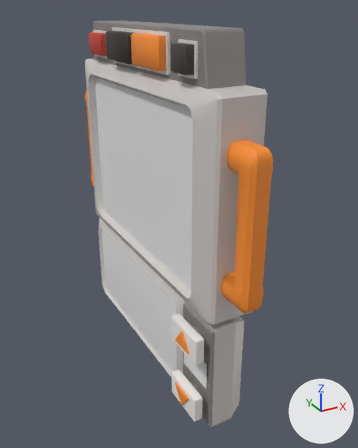
An edit to the FBX model Assets/Models/LabTablet_V2.fbx, drawn before and after from the same camera.
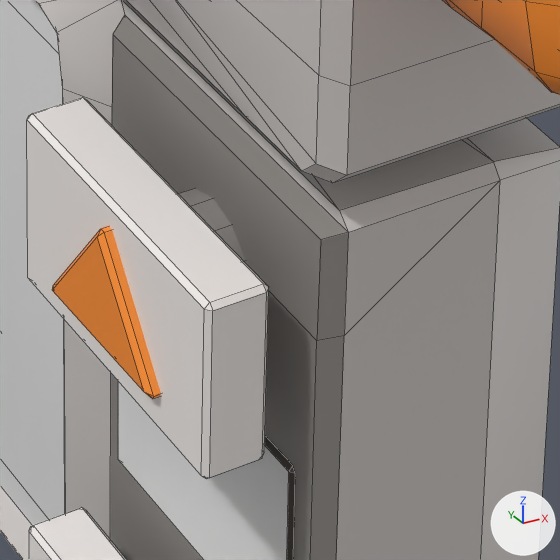
The first picture shows the older version from a camera (50 mm lens) standing at (-0.4, -0.739, 0.486) and looking at (-0.009, -0.027, 0.13). The close-ups show the older and then the newer version on the part from 47% to 68% of the width and 67% to 84% of the height of that picture. Only the edits that show in the close-ups are written down. Arrows for +X, +Y and +Z are at lower right; the lights stay in place. The close-ups show mesh edges as thin lines. Where no turn or scale is listed for an object, it has been applied to the vertices.

The first close-up shows 'Tablet_SensorReadout', 'Tablet_TopScreen', 'nudgeBot', 'nudgeImage', 'nudgeTop'.
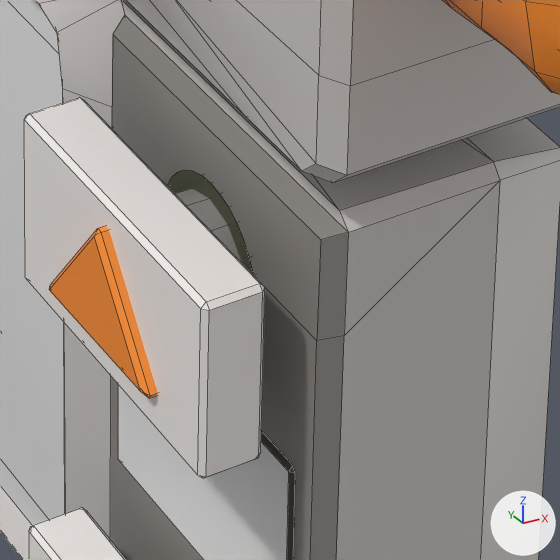
Changed parts and their boxes [x1, y1, x2, y2] in the close-ups (560 x 560 px):
'nudgeTop', moved: before [27, 97, 269, 479]; after [24, 97, 265, 478]
part 1 of me_cube_400, added: after [168, 169, 254, 275]

The change in detail:
me_cube_400 is used by ob_tablet_sensorreadout; location (-0.0375, 0.0032, -0.0342).
me_cube_400 had 110 vertices, 101 faces and spanned x -0.035..0.035, y -0.24..0.24, z -0.104..0.104.
me_cube_400 now has 238 vertices, 169 faces and spans x -0.035..0.035, y -0.24..0.24, z -0.104..0.104.
me_cube_400 part 1: a new loose piece, a 32-sided cylinder along x spanning x -0.0319..-0.0293, y -0.2145..-0.1761, z 0.0317..0.0701, in mat_texturesheet (picture img_thermocolorsheet_png).
Other edits to the shape of me_cube_400 do not show in these pictures.
Object 'nudgeTop' (ob_nudgetop) moves from (-0.0857, -0.1923, 0.0158) to (-0.0857, -0.191, 0.015).
